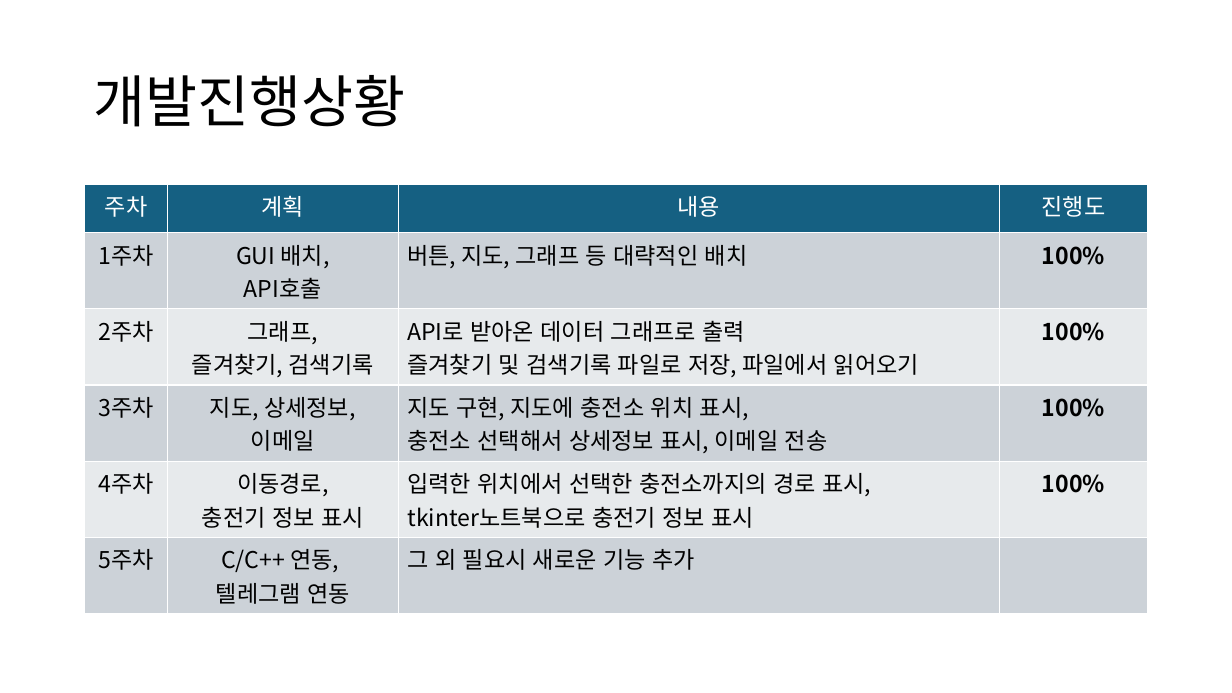
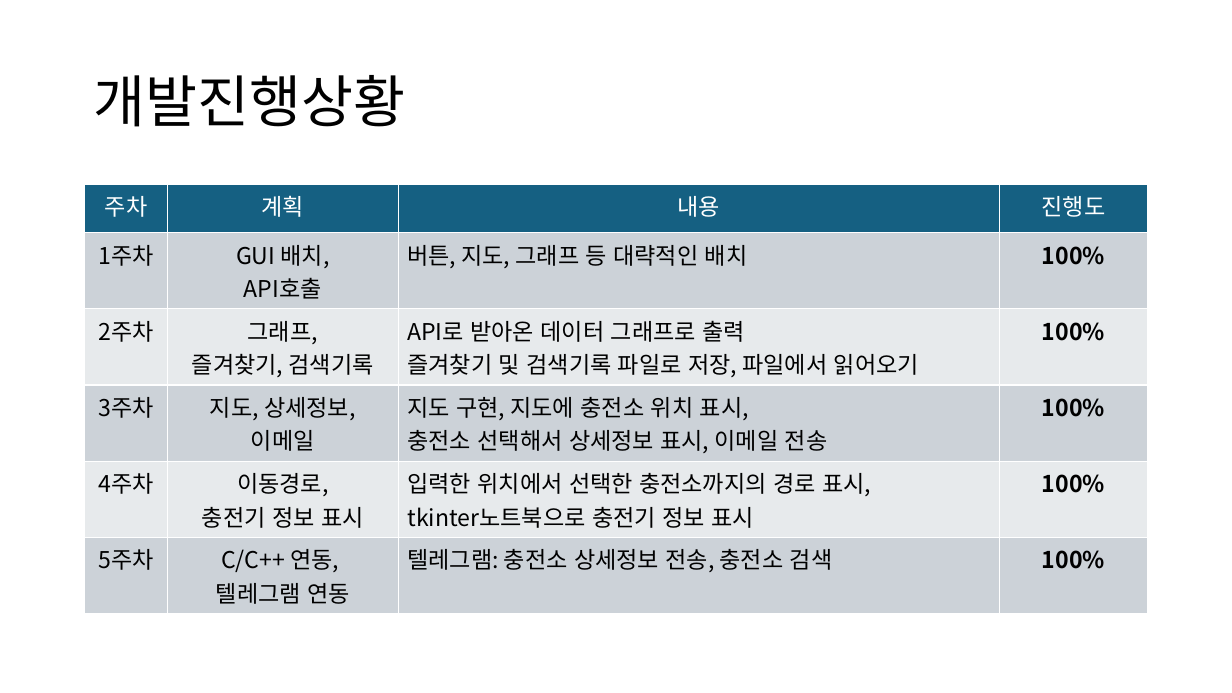
Before and after one commit to Jirung-E/Script_termproject, a slide deck: slide 3 of docs/스크립트언어_텀프로젝트_최종발표.pptx. Drawn at 1232x693 pixels with LibreOffice and Linux fonts; fonts in the diff are those of the drawing. Boxes give left, top, right and bottom in pixels: in the first picture for what was removed or moved away, otherwise in the second. Text is boxed around its words. In the diff, an @@ line names an element or a change of style, - is before the commit and + after.

Commit message:
ppt update

```diff
--- a/docs/스크립트언어_텀프로젝트_최종발표.pptx
+++ b/docs/스크립트언어_텀프로젝트_최종발표.pptx
@@ table at [85,185,1149,608] @@
-row 6, column 3: 그 외 필요시 새로운 기능 추가
+row 6, column 3: 텔레그램: 충전소 상세정보 전송, 충전소 검색
-row 6, column 4: 
+row 6, column 4: 100%
```
Also in this commit, not shown: 2 other slides changed.
